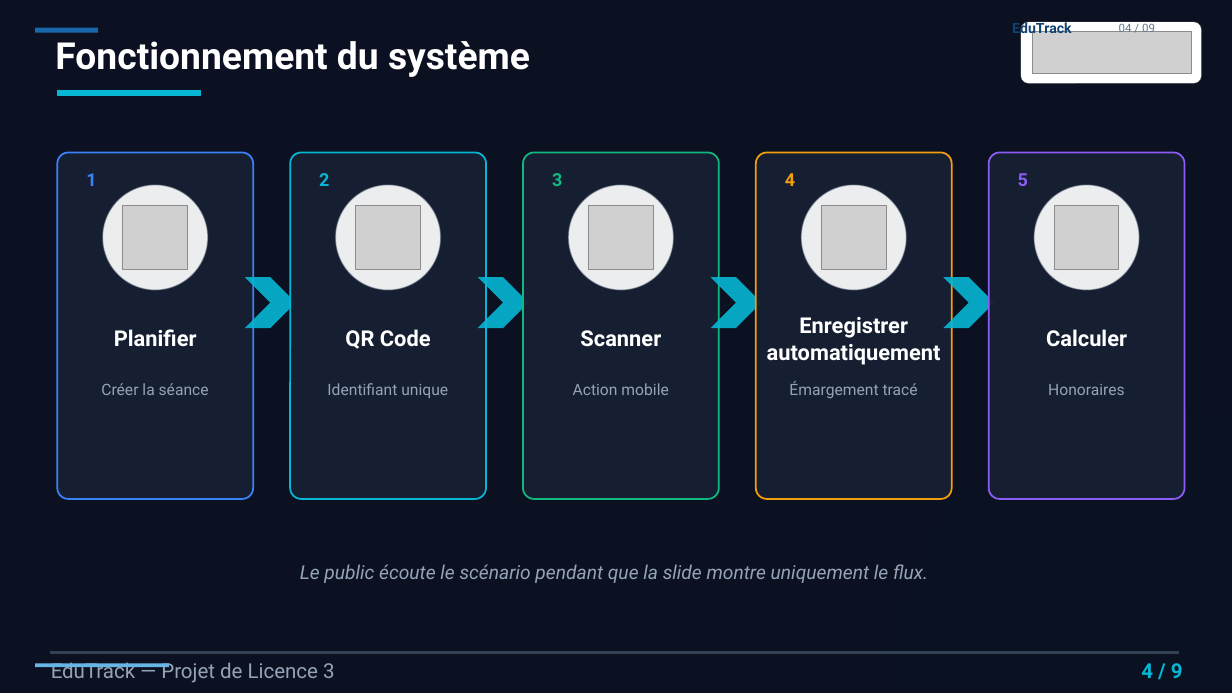
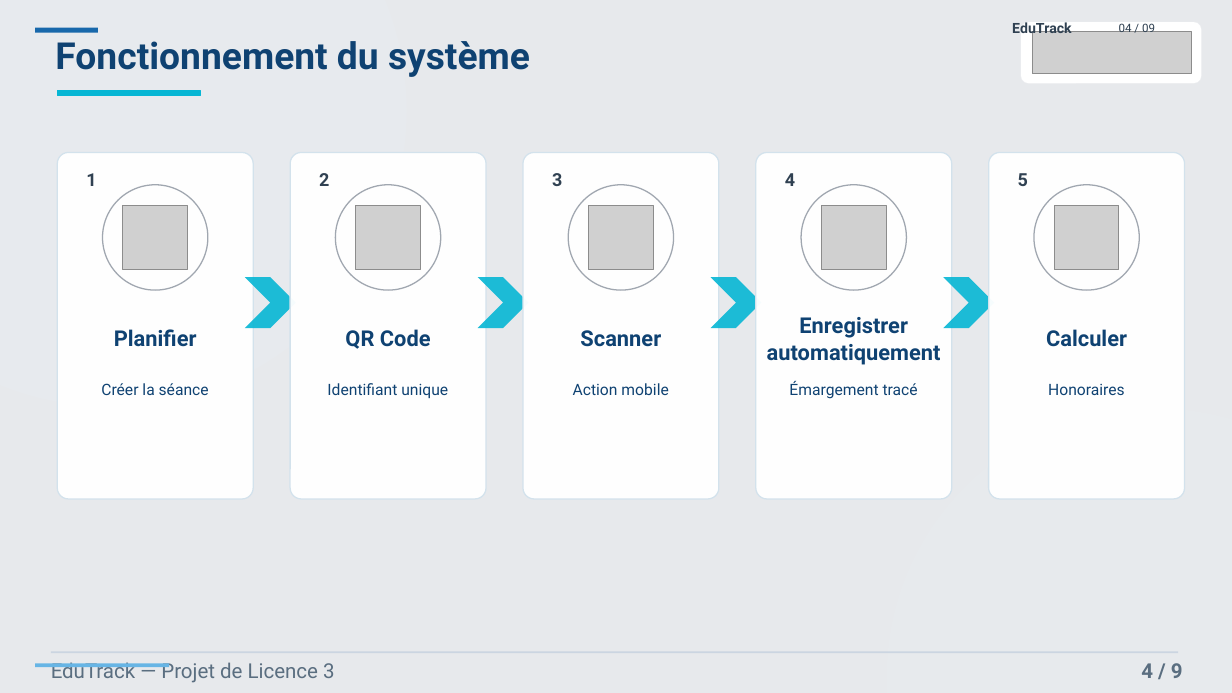
Before and after one commit to moussa7006/suivi-pedagogique-system, a slide deck: slide 4 of MEMOIRE/La finalisima present_V11.pptx. Drawn at 1232x693 pixels with LibreOffice and Linux fonts; fonts in the diff are those of the drawing; grey boxes stand for pictures. Boxes give left, top, right and bottom in pixels: in the first picture for what was removed or moved away, otherwise in the second. Text is boxed around its words. In the diff, an @@ line names an element or a change of style, - is before the commit and + after.

Commit message:
Fix mobile profile and progression flow

```diff
--- a/MEMOIRE/La finalisima present_V11.pptx
+++ b/MEMOIRE/La finalisima present_V11.pptx
@@ rectangle at [0, 0, 1232, 693]: fill #0B1121 at 93% opacity to #F8FAFC at 93% opacity @@
@@ text "EduTrack" at [1012, 22, 1072, 38]: text colour #0F4272 to #304152 @@
@@ text "04 / 09" at [1119, 22, 1155, 32]: text colour #657A8C to #304152 @@
@@ rounded rectangle at [57, 152, 253, 499]: fill #172033 at 96% opacity to #FFFFFF at 96% opacity; outline #3B82F6 1.35 pt to #D3E2EC 1 pt @@
@@ text "1" at [86, 173, 96, 186]: text colour #3B82F6 to #304152 @@
@@ rounded rectangle at [290, 152, 486, 499]: fill #172033 at 96% opacity to #FFFFFF at 96% opacity; outline #06B6D4 1.35 pt to #D3E2EC 1 pt @@
@@ text "2" at [319, 173, 329, 186]: text colour #06B6D4 to #304152 @@
@@ rounded rectangle at [523, 152, 719, 499]: fill #172033 at 96% opacity to #FFFFFF at 96% opacity; outline #10B981 1.35 pt to #D3E2EC 1 pt @@
@@ text "3" at [552, 173, 562, 186]: text colour #10B981 to #304152 @@
@@ rounded rectangle at [756, 152, 952, 499]: fill #172033 at 96% opacity to #FFFFFF at 96% opacity; outline #F59E0B 1.35 pt to #D3E2EC 1 pt @@
@@ text "4" at [785, 173, 795, 186]: text colour #F59E0B to #304152 @@
@@ rounded rectangle at [989, 152, 1185, 499]: fill #172033 at 96% opacity to #FFFFFF at 96% opacity; outline #8B5CF6 1.35 pt to #D3E2EC 1 pt @@
@@ text "5" at [1018, 173, 1028, 186]: text colour #8B5CF6 to #304152 @@
@@ text colour #FFFFFF to #0F4272 in 6 elements at [55, 41, 530, 77], [114, 329, 197, 347], [345, 329, 431, 349], [580, 330, 661, 347], [767, 317, 941, 365], [1046, 329, 1127, 347] @@
@@ text colour #94A3B8 to #0F4272 in 5 elements at [101, 383, 209, 395], [327, 383, 448, 398], [573, 383, 668, 395], [789, 381, 918, 399], [1048, 384, 1125, 395] @@
@@ text removed at [300, 564, 928, 583] @@
-Le public écoute le scénario pendant que la slide montre uniquement le flux.
@@ rectangle at [51, 652, 1178, 653]: fill #334155 to #CBD5E1; outline #334155 1 pt to none @@
@@ text "EduTrack — Projet de Licence ..." at [51, 662, 335, 683]: text colour #94A3B8 to #5A6E80 @@
@@ text "4 / 9" at [1141, 663, 1183, 678]: text colour #06B6D4 to #5A6E80 @@
```
Also in this commit, not shown: 7 other slides changed, 5 other files.
